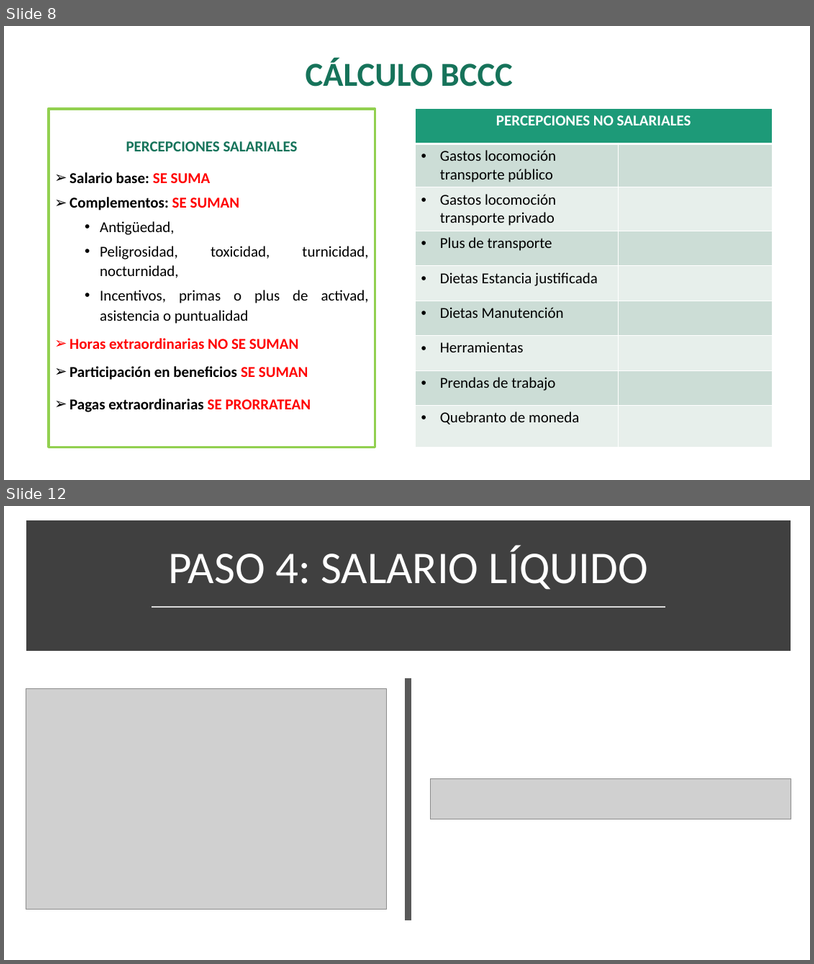
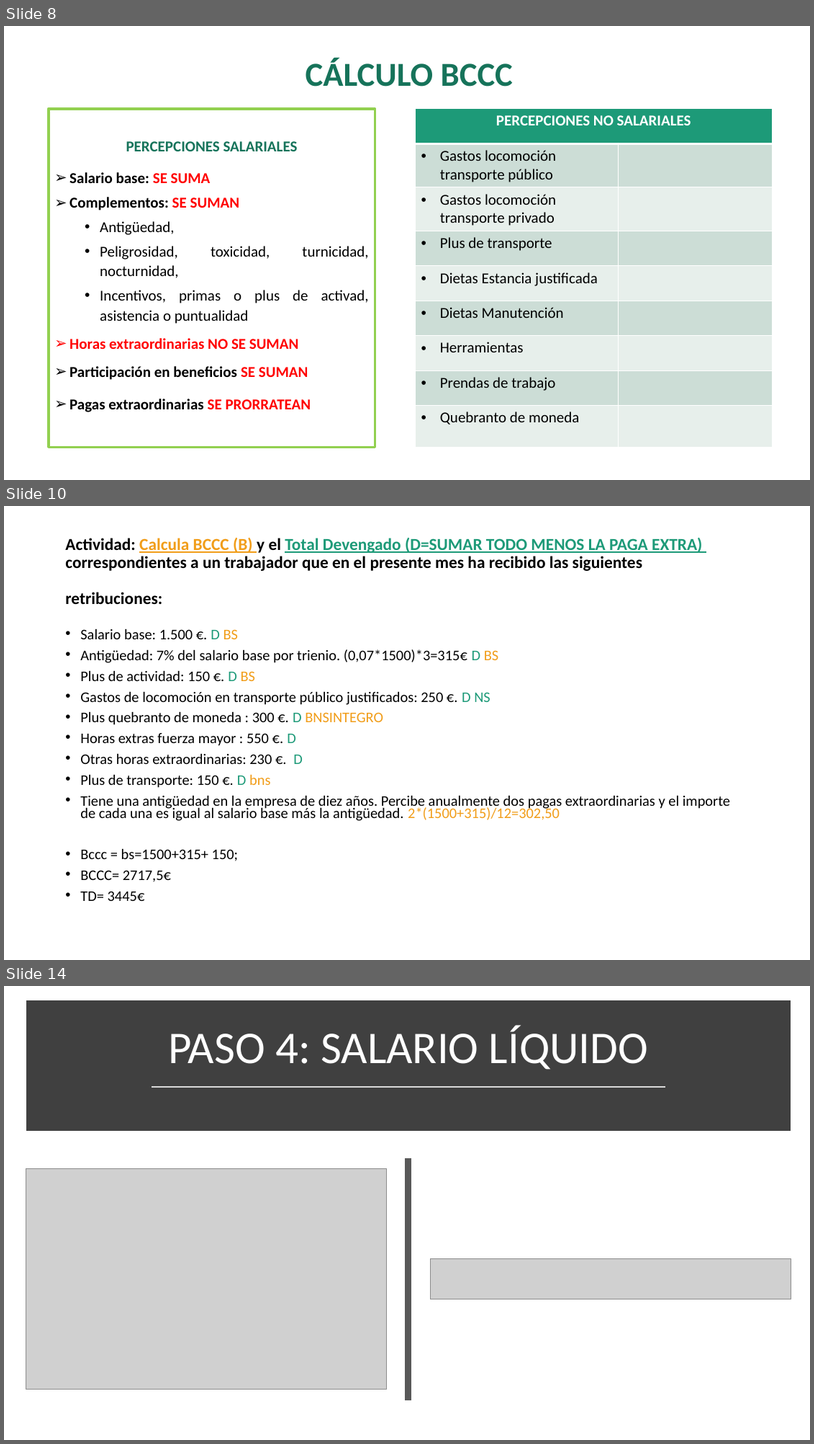
Before and after one commit to DiMaPaGa/daw1, a slide deck: PROGRAMACION/FOL/Tema 4 La nómina 2023.pptx. Shown one above the other, each under a label of ours: slides 8 and 12 before the commit, slides 8, 10 and 14 after it; the slides between them are not shown. The pictures are 814x964 and 814x1444 pixels, drawn with LibreOffice and Linux fonts; fonts in the diff are those of the drawing; grey boxes stand for pictures. Boxes give left, top, right and bottom in pixels: in the first picture for what was removed or moved away, otherwise in the second. Text is boxed around its words. In the diff, an @@ line names an element or a change of style, - is before the commit and + after.

```diff
--- a/PROGRAMACION/FOL/Tema 4 La nómina 2023.pptx
+++ b/PROGRAMACION/FOL/Tema 4 La nómina 2023.pptx
@@ slide 10 added at (4, 506, 810, 960), background #FFFFFF @@
@@ title added at (65, 538, 702, 604), 20 pt, text #000000, bold @@
+Actividad: Calcula BCCC (B) y el Total Devengado (D=SUMAR TODO MENOS LA PAGA EXTRA) correspondientes a un trabajador que en el presente mes ha recibido las siguientes retribuciones:
@@ text added at (80, 628, 730, 901), 17.5 pt, text #000000 @@
+• Salario base: 1.500 €. D BS
+• Antigüedad: 7% del salario base por trienio. (0,07*1500)*3=315€ D BS
+• Plus de actividad: 150 €. D BS
+• Gastos de locomoción en transporte público justificados: 250 €. D NS
+• Plus quebranto de moneda : 300 €. D BNSINTEGRO
+• Horas extras fuerza mayor : 550 €. D
+• Otras horas extraordinarias: 230 €. D
+• Plus de transporte: 150 €. D bns
+• Tiene una antigüedad en la empresa de diez años. Percibe anualmente dos pagas extraordinarias y el importe de cada una es igual al salario base más la antigüedad. 2*(1500+315)/12=302,50
+• Bccc = bs=1500+315+ 150;
+• BCCC= 2717,5€
+• TD= 3445€
@@ what was slide 12 is now slide 14 @@
```
Also in this commit, not shown: 6 slides changed, 1 other slide added, 30 other files.
